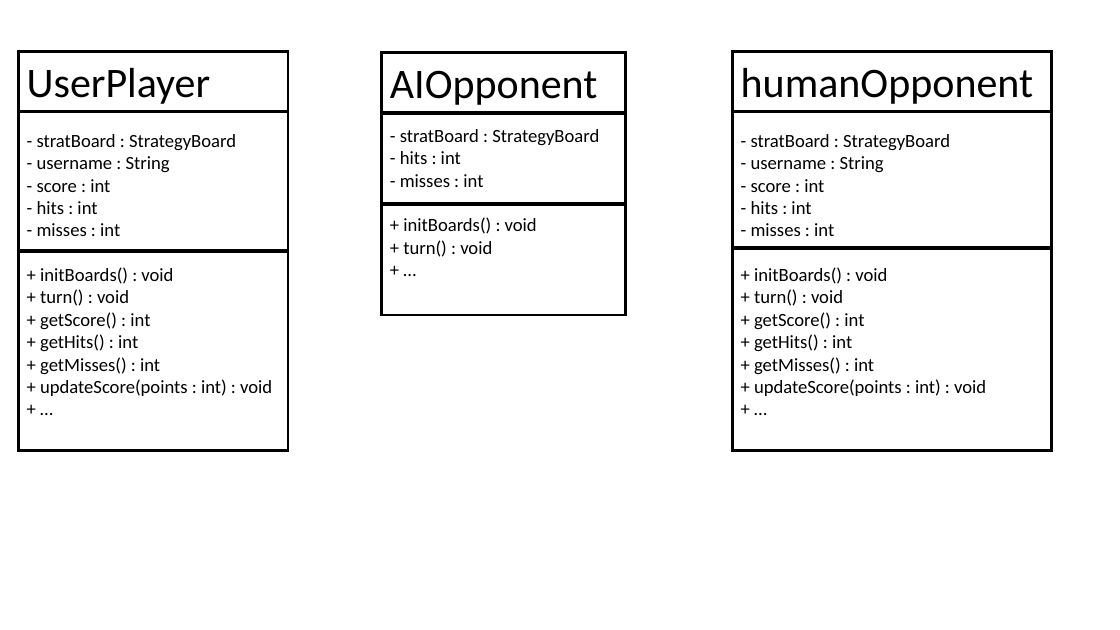
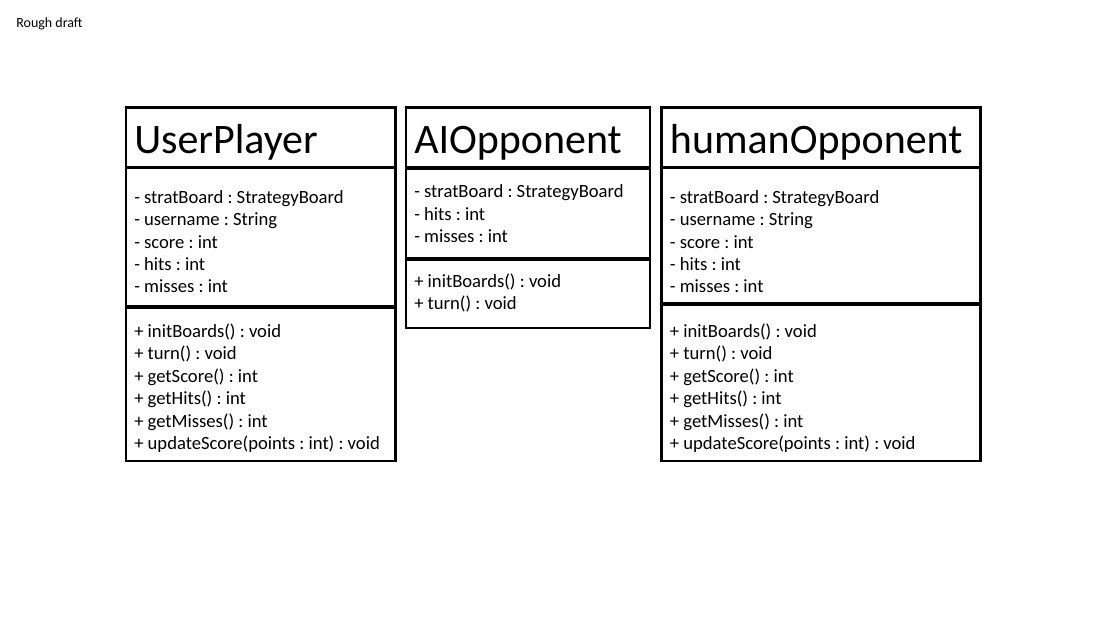
Before and after one commit to RedPanda8765/BattleshipFinal, a slide deck: slide 19 of personal notes (remove after build complete)/UML_Class Diagram.pptx (slide 3 before the commit). Drawn at 1120x630 pixels with LibreOffice and Linux fonts; fonts in the diff are those of the drawing. Boxes give left, top, right and bottom in pixels: in the first picture for what was removed or moved away, otherwise in the second. Text is boxed around its words. In the diff, an @@ line names an element or a change of style, - is before the commit and + after.

```diff
--- a/personal notes (remove after build complete)/UML_Class Diagram.pptx
+++ b/personal notes (remove after build complete)/UML_Class Diagram.pptx
@@ text added at box(16, 17, 82, 30), 12 pt, text #000000 @@
+Rough draft
@@ text at box(134, 124, 380, 452): paragraph removed @@
-+ …
@@ text "UserPlayer": place and size @@
-text "UserPlayer" at box(27, 68, 272, 396)
+text "UserPlayer" at box(134, 124, 380, 452)
@@ rectangle: place and size @@
-rectangle at box(18, 52, 288, 451)
+rectangle at box(126, 108, 396, 461)
@@ text at box(414, 125, 624, 312): paragraph removed @@
-+ …
@@ text "AIOpponent": place and size @@
-text "AIOpponent" at box(390, 70, 599, 257)
+text "AIOpponent" at box(414, 125, 624, 312)
@@ rectangle: place and size @@
-rectangle at box(381, 52, 625, 315)
+rectangle at box(406, 108, 649, 328)
@@ text at box(670, 124, 962, 452): paragraph removed @@
-+ …
@@ text "humanOpponent": place and size @@
-text "humanOpponent" at box(741, 68, 1033, 396)
+text "humanOpponent" at box(670, 124, 962, 452)
@@ rectangle: place and size @@
-rectangle at box(733, 52, 1052, 451)
+rectangle at box(662, 108, 981, 461)
@@ line moved from (18, 112) - (288, 112) to (126, 167) - (396, 167) @@
@@ line moved from (381, 113) - (626, 113) to (406, 168) - (650, 168) @@
@@ line moved from (733, 112) - (1052, 112) to (662, 167) - (981, 167) @@
@@ line moved from (381, 204) - (626, 204) to (406, 259) - (650, 259) @@
@@ line moved from (18, 251) - (288, 251) to (126, 308) - (396, 308) @@
@@ line moved from (733, 248) - (1052, 248) to (662, 304) - (981, 304) @@
```
Also in this commit, not shown: 6 other slides changed, 12 slides added, 2 slides removed, 10 other files.
